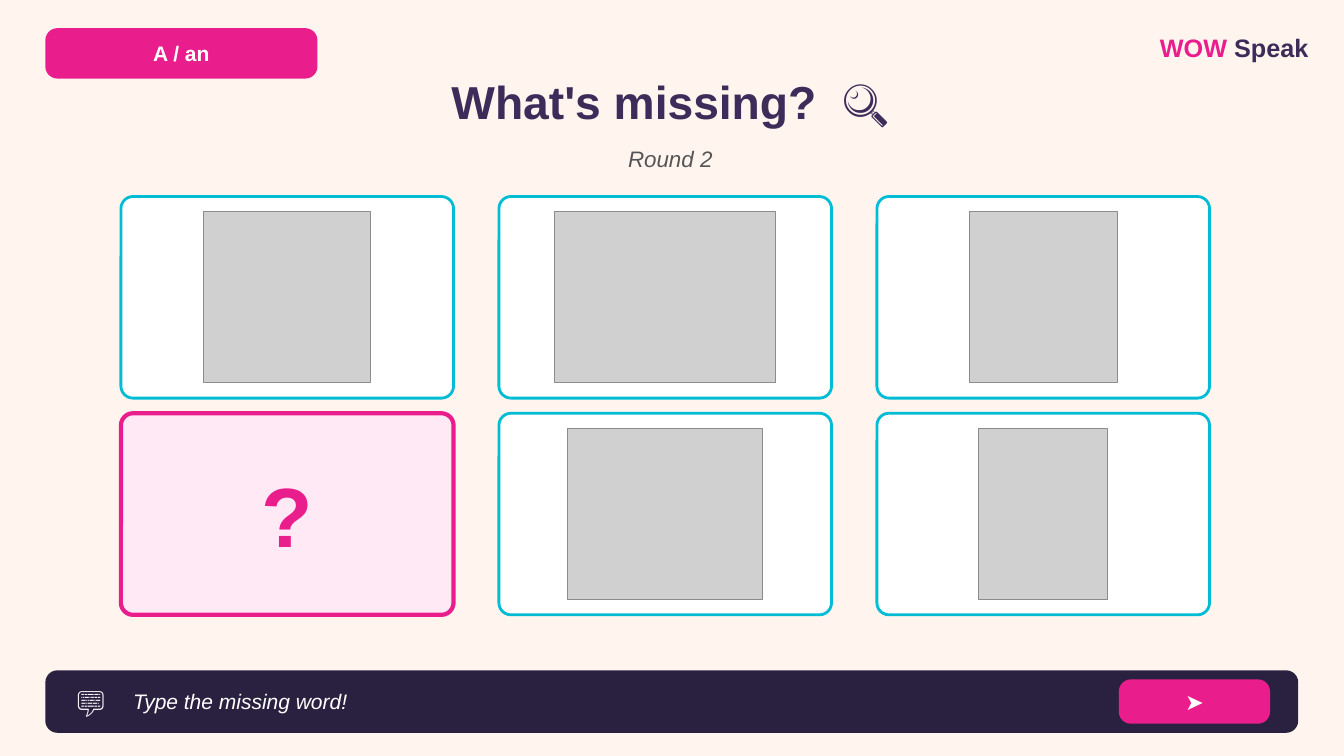
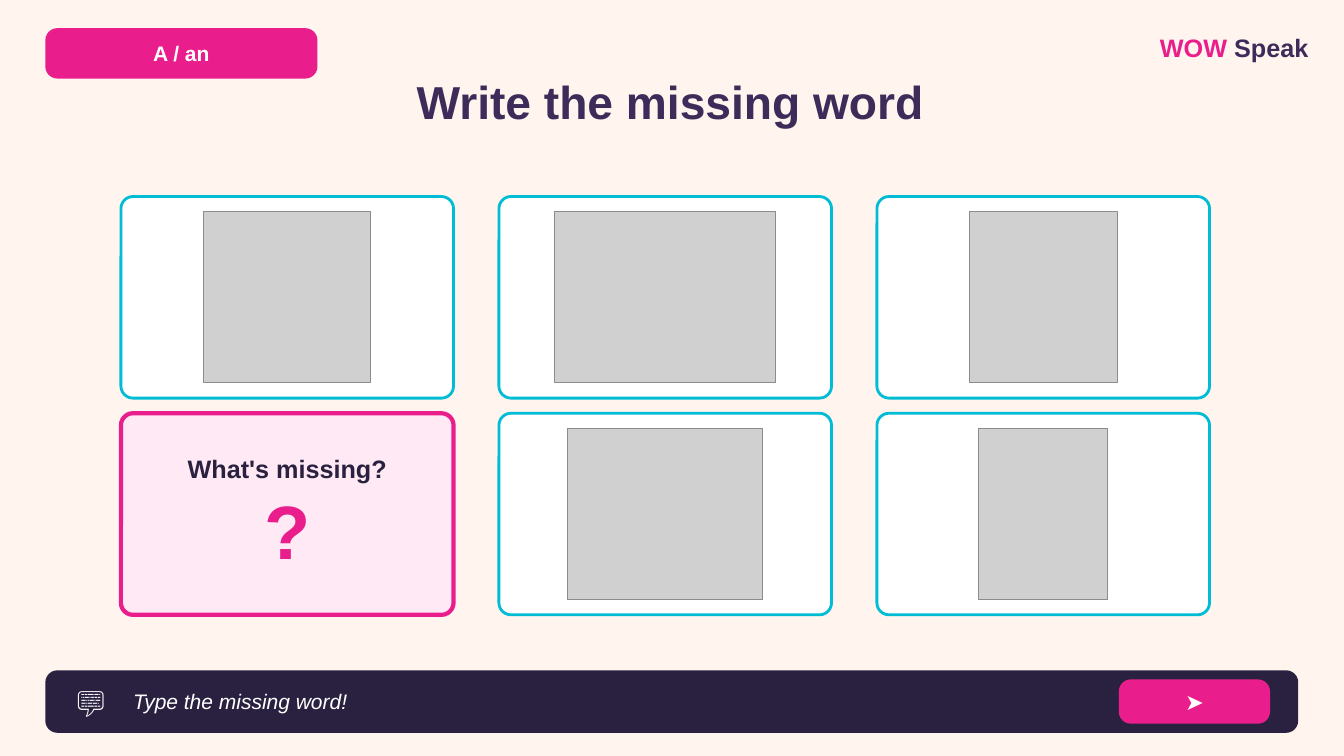
Before and after one commit to wowspeakschool-lang/classroom, a slide deck: slide 8 of vebinary/03.12_A-an/7-9/WOW_Speak_A_An_Food_7-9_LESSON.pptx. Drawn at 1344x756 pixels with LibreOffice and Linux fonts; fonts in the diff are those of the drawing; grey boxes stand for pictures. Boxes give left, top, right and bottom in pixels: in the first picture for what was removed or moved away, otherwise in the second. Text is boxed around its words. In the diff, an @@ line names an element or a change of style, - is before the commit and + after.

```diff
--- a/vebinary/03.12_A-an/7-9/WOW_Speak_A_An_Food_7-9_LESSON.pptx
+++ b/vebinary/03.12_A-an/7-9/WOW_Speak_A_An_Food_7-9_LESSON.pptx
@@ text added at box(417, 85, 923, 128), 33 pt, text #3D2B5A, bold @@
+Write the missing word
@@ text removed at box(628, 151, 712, 167) @@
-Round 2
@@ rounded rectangle "What's missing?": place and size @@
-rounded rectangle "What's missing?" at box(451, 85, 817, 128)
+rounded rectangle "What's missing?" at box(121, 413, 454, 615)
@@ rounded rectangle "What's missing?" at box(121, 413, 454, 615): fill none to #FFE9F4; outline none to #E91E8C 3 pt @@
@@ rounded rectangle removed at box(121, 413, 454, 615) @@
-?
@@ text in rounded rectangle at box(188, 459, 387, 484): text changed; size 33 to 18 pt; text colour #3D2B5A to #2A2140 @@
-What's missing? 🔍
+What's missing?
+?
```
Also in this commit, not shown: 22 other slides changed, 7 other files.
